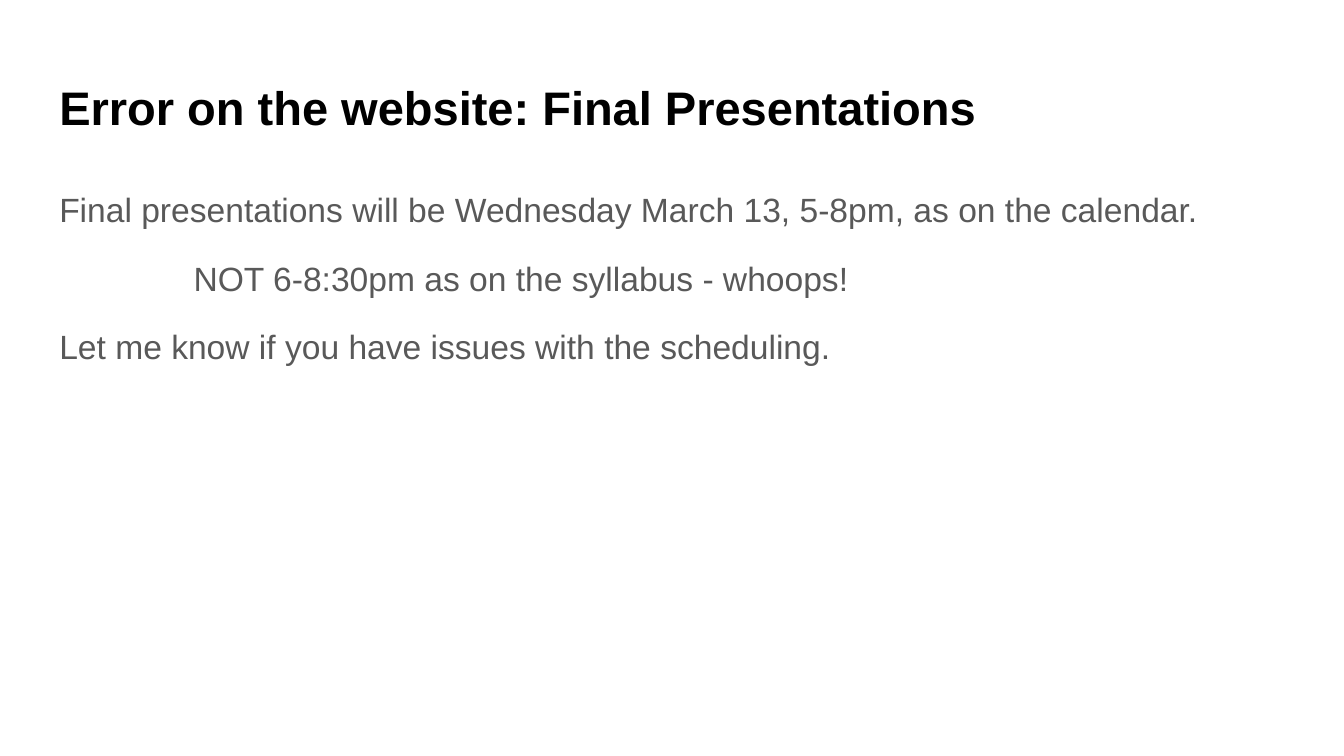
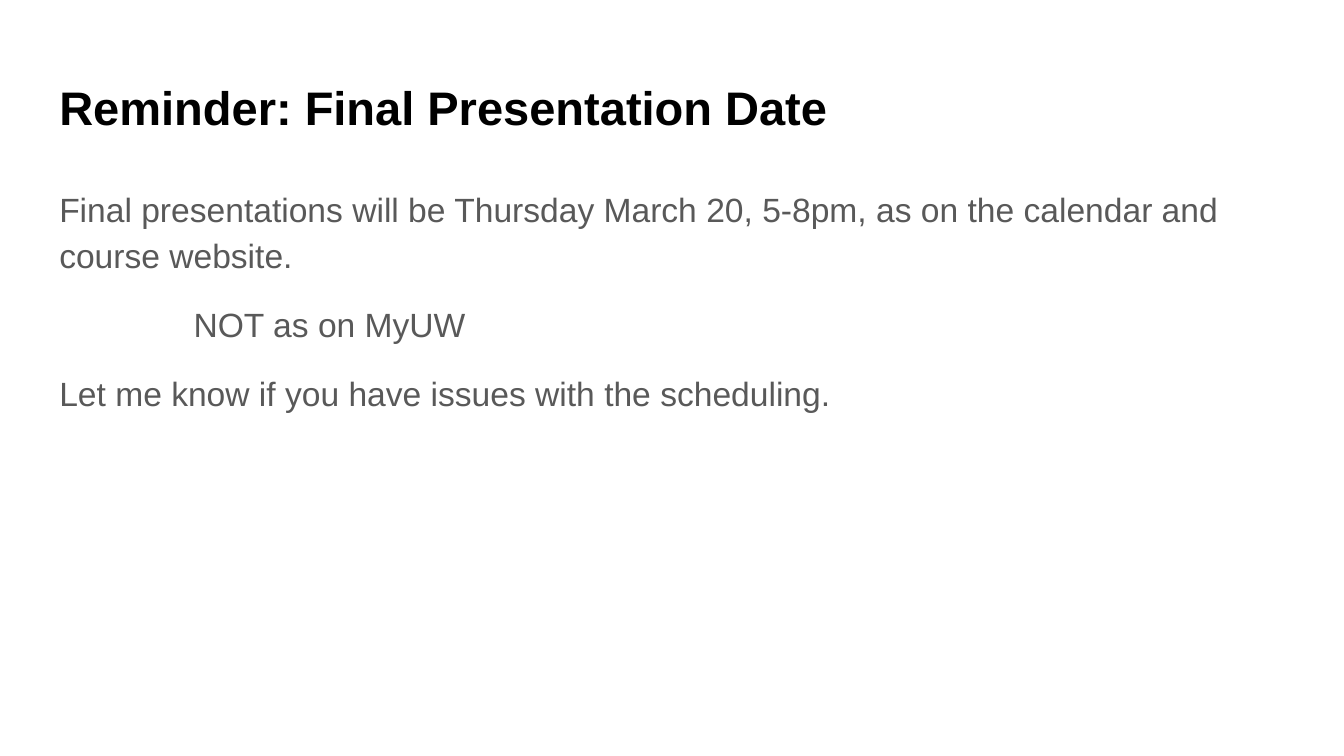
Before and after one commit to UWDATA515/lecture-materials, a slide deck: slide 3 of 07/DATA515_07_ClassUpdates.pptx (slide 4 before the commit). Drawn at 1344x756 pixels with LibreOffice and Linux fonts; fonts in the diff are those of the drawing; background and template pictures are left out. Boxes give left, top, right and bottom in pixels: in the first picture for what was removed or moved away, otherwise in the second. Text is boxed around its words. In the diff, an @@ line names an element or a change of style, - is before the commit and + after.

```diff
--- a/07/DATA515_07_ClassUpdates.pptx
+++ b/07/DATA515_07_ClassUpdates.pptx
@@ title at [59, 91, 827, 126]: text changed @@
-Error on the website: Final Presentations
+Reminder: Final Presentation Date
@@ text at [59, 197, 1218, 343]: text changed @@
-Final presentations will be Wednesday March 13, 5-8pm, as on the calendar.
-NOT 6-8:30pm as on the syllabus - whoops!
+Final presentations will be Thursday March 20, 5-8pm, as on the calendar and course website.
+NOT as on MyUW
```
Also in this commit, not shown: 2 other slides changed, 4 slides removed, 15 other files.
